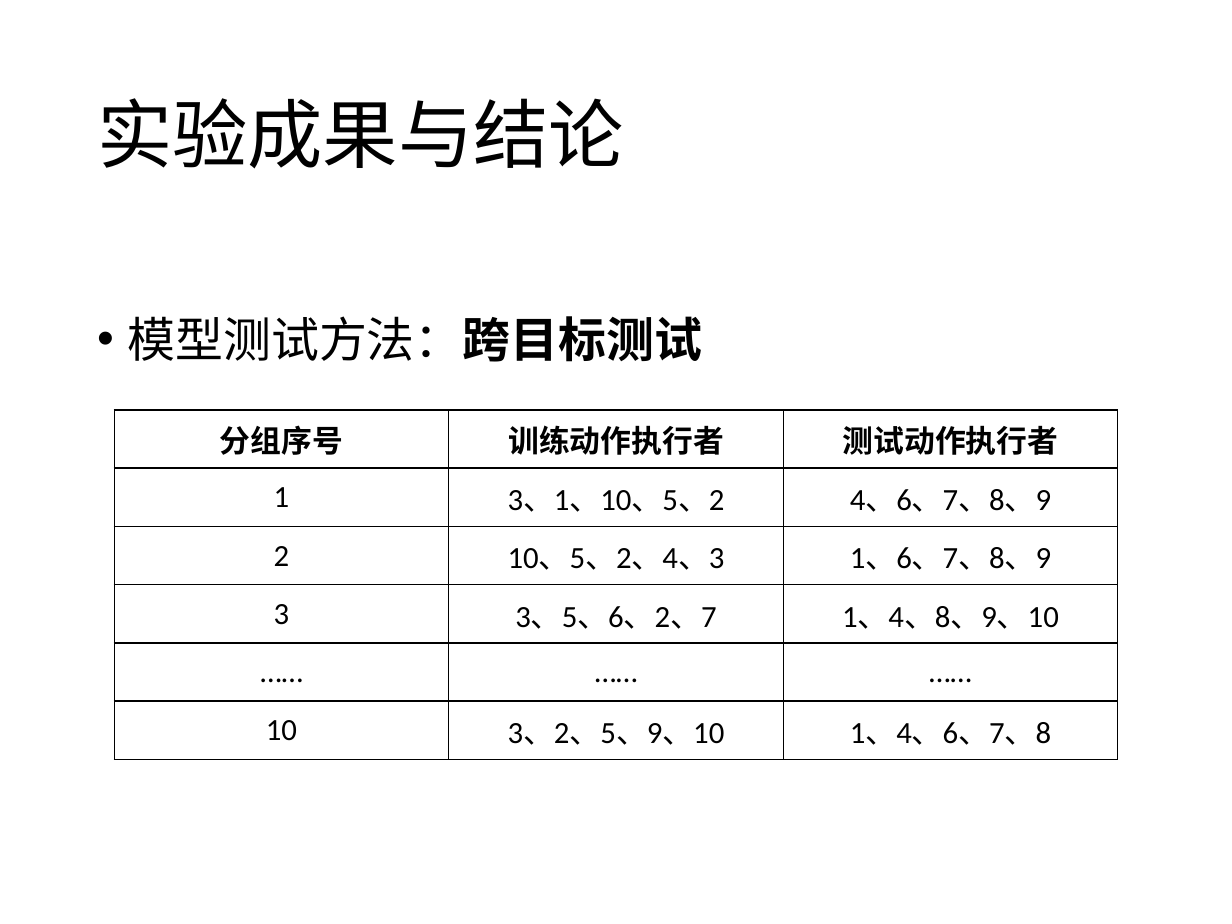
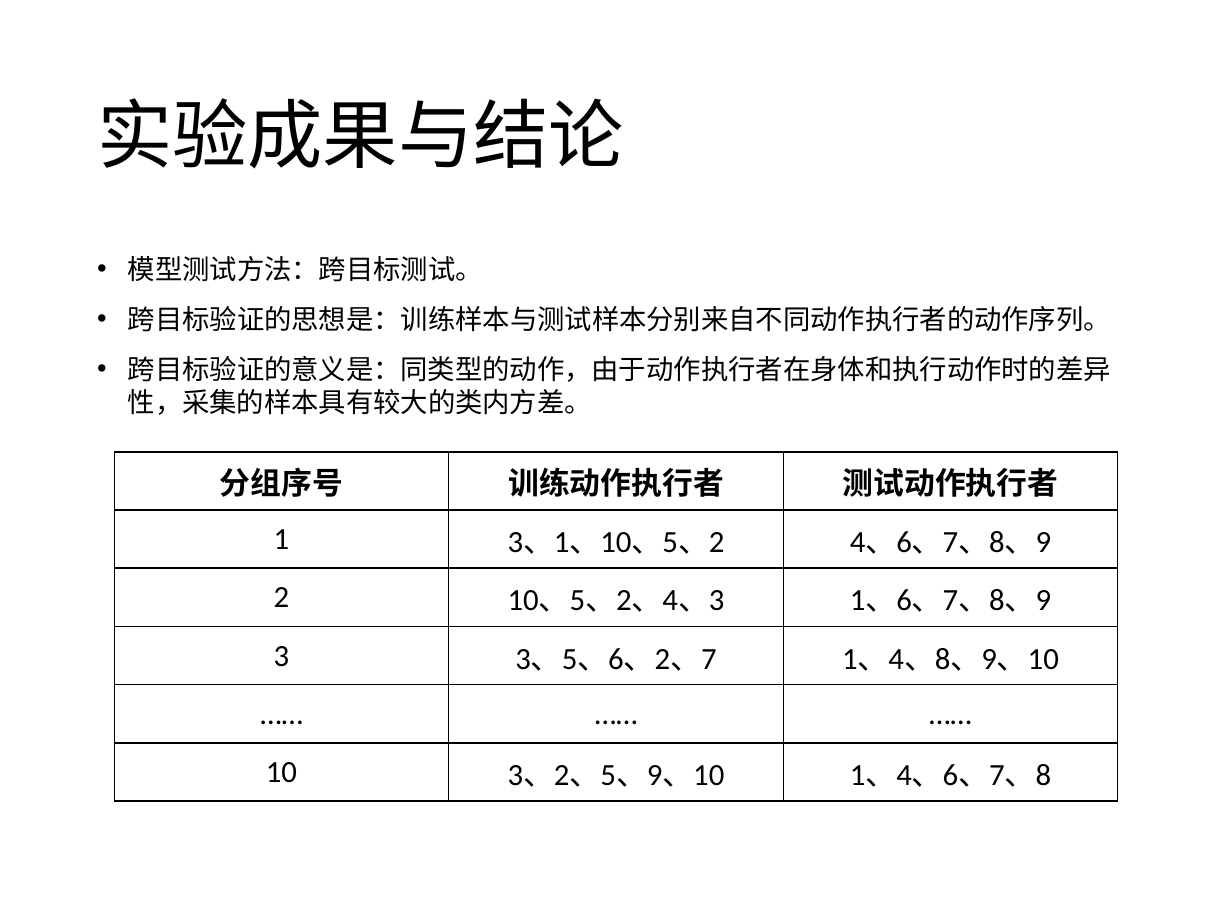
Before and after one commit to Mostro-Complexity/The-Damn-Thesis, a slide deck: slide 17 of 仇思宇-终期答辩-20190530.pptx. Drawn at 1232x924 pixels with LibreOffice and Linux fonts; fonts in the diff are those of the drawing. Boxes give left, top, right and bottom in pixels: in the first picture for what was removed or moved away, otherwise in the second. Text is boxed around its words. In the diff, an @@ line names an element or a change of style, - is before the commit and + after.

```diff
--- a/仇思宇-终期答辩-20190530.pptx
+++ b/仇思宇-终期答辩-20190530.pptx
@@ text at [128,256,1111,415]: text changed; size 28 to 16 pt @@
-• 模型测试方法：跨目标测试
+• 模型测试方法：跨目标测试。
+• 跨目标验证的思想是：训练样本与测试样本分别来自不同动作执行者的动作序列。
+• 跨目标验证的意义是：同类型的动作，由于动作执行者在身体和执行动作时的差异性，采集的样本具有较大的类内方差。
@@ table: place and size @@
-table at [115,410,1116,759]
+table at [115,452,1116,801]
```
Also in this commit, not shown: 10 other slides changed, 4 slides added, 5 slides removed, 13 other files.
